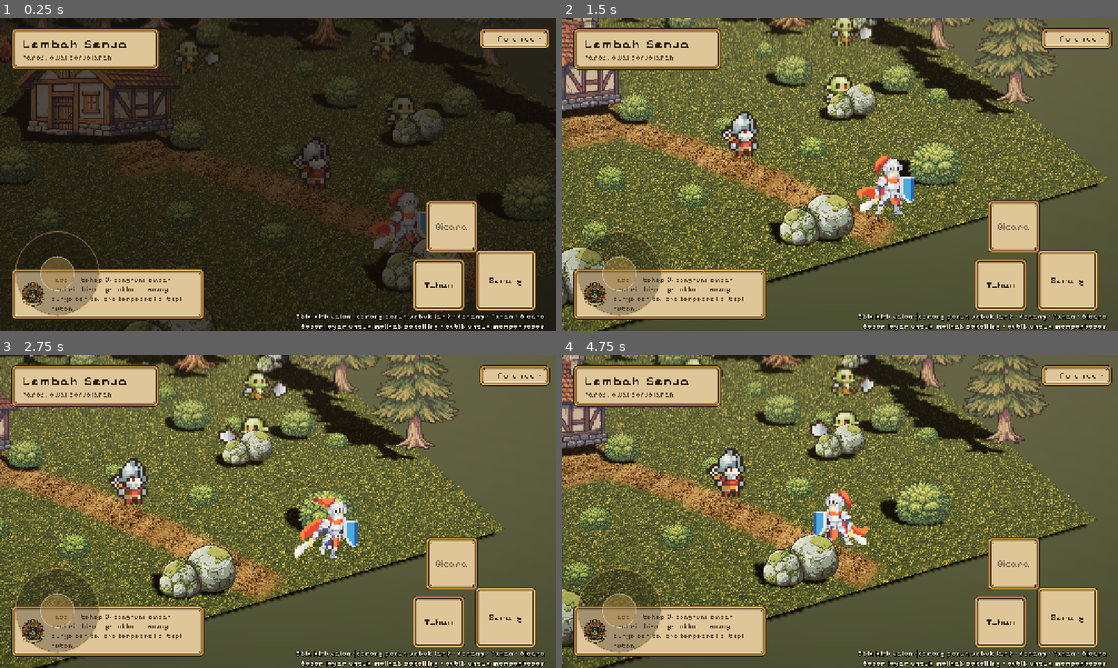
Above: before the commit, frames 1-4 (two rows, left to right).
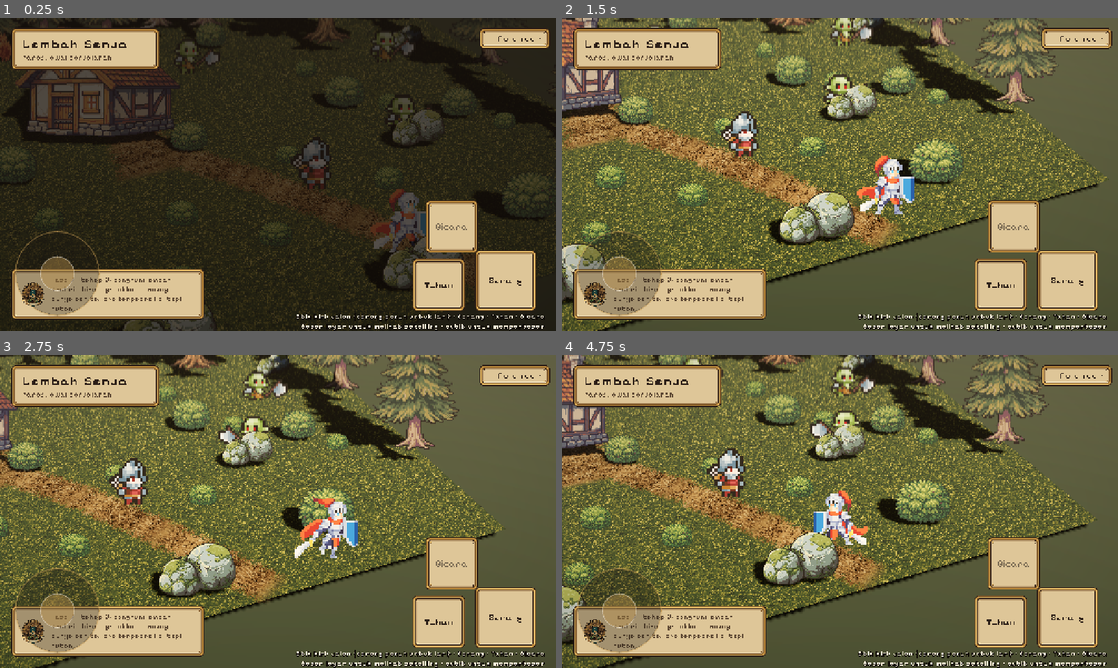
Above: after the commit, the same moments.

Repository: KyokoApp/GodotMe
Game: Godot game, scene res://game/Main.tscn
The game is run twice, just before and just after one commit, with the same random seed, the same clock (stepped at 60 frames per second) and the same inputs.
Inputs (mouse positions are in pixels of both pictures, inside the frame that each line leads up to):
- Up to frame 1 (0.25 s): no input
- Up to frame 2 (1.5 s): tap Enter at 0.5, 0.6 s; move the mouse to (962, 158) at 0.52 s; hold Right (ui_right) 0.53-1.25 s; click (962, 158) at 0.67 s; tap Space at 0.77 s; drag from (728, 190) to (812, 237) at 1.27 s
- Up to frame 3 (2.75 s): move the mouse to (333, 442) at 2.02 s; hold Right (ui_right) from 2.03 s (still down); tap Enter at 2.1 s
- Up to frame 4 (4.75 s): release Right (ui_right) at 2.75 s; drag from (812, 574) to (673, 464) at 2.77 s; move the mouse to (1006, 558) at 3.52 s; hold Left (ui_left) 3.53-4.25 s; tap Enter at 3.6 s; tap Space at 3.77 s; drag from (673, 464) to (756, 433) at 4.27 s

The runs differ from the first frame. In frame 1, 1.2% of the frame differs, in the area x 0-100%, y 0-100%; in frame 2, 5.2%; in frame 3, 4.6%; in frame 4, 5.3%, in the area x 0-73%, y 0-94%.

Commit message:
perbaiki: hit-stop membekukan animasi (ksatria terkunci di hurt) + prop melayang saat skala < 1
Co-authored-by: arena-agent <297053741+arena-agent@users.noreply.github.com>

Diff:
--- a/game/game/characters/Actor.gd
+++ b/game/game/characters/Actor.gd
@@ -65,6 +65,13 @@
 var _combo_index := 0
 var _combo_queued := false
 var _step_acc := 0.0
+## Speed the running animation should play at. Hit-stop zeroes `speed_scale`,
+## and without this the animation stays frozen *after* the hit-stop ends: that
+## is what locked the knight in `hurt` (no walking, no attack) on the device.
+var _anim_speed := 1.0
+## Seconds since the current one-shot state started; a watchdog hands control
+## back even if an `animation_finished` is ever missed.
+var _state_time := 0.0
 
 
 func setup(character_def: Resource) -> void:
@@ -163,13 +170,29 @@
 
 
 # ------------------------------------------------------------- animation ----
-func _play(anim: String, anim_speed: float) -> void:
+func _play(anim: String, anim_speed: float, restart: bool = false) -> void:
 	if not def.call("has_anim", anim):
 		return
-	if _anim != anim:
+	if _anim != anim or restart:
 		_anim = anim
 		sprite.play(anim)
-	sprite.speed_scale = maxf(0.05, anim_speed)
+	_anim_speed = maxf(0.05, anim_speed)
+	sprite.speed_scale = _anim_speed
+
+
+## How long one pass of a one-shot animation lasts, in seconds.
+func _anim_seconds(anim: String) -> float:
+	var entry: Dictionary = def.call("anim_entry", anim)
+	if entry.is_empty():
+		return 0.0
+	var frames := float(entry.get("frames", 1))
+	var fps := maxf(1.0, float(entry.get("fps", 10.0)))
+	return frames / fps
+
+
+func _enter_state(new_state: String) -> void:
+	state = new_state
+	_state_time = 0.0
 
 
 func _on_anim_finished() -> void:
@@ -178,11 +201,11 @@
 			if _combo_queued and _combo_index + 1 < _combo.size():
 				_start_attack(_combo_index + 1)
 			else:
-				state = STATE_IDLE
+				_enter_state(STATE_IDLE)
 				_play(STATE_IDLE, 1.0)
 		STATE_HURT:
 			if not _dead:
-				state = STATE_IDLE
+				_enter_state(STATE_IDLE)
 				_play(STATE_IDLE, 1.0)
 		_:
 			# death and block hold their last frame on purpose
@@ -218,7 +241,8 @@
 	else:
 		speed = walk_speed * clampf(mag / 0.55, 0.25, 1.0)
 
-	state = anim
+	if state != anim:
+		_enter_state(anim)
 	_apply_facing(nd.x)
 	_play(anim, speed / nominal)
 	_move(Vector3(nd.x, 0.0, nd.y) * speed * delta)
@@ -232,7 +256,7 @@
 
 func stop_locomotion() -> void:
 	if state == STATE_WALK or state == STATE_RUN:
-		state = STATE_IDLE
+		_enter_state(STATE_IDLE)
 		_play(STATE_IDLE, 1.0)
 	_step_acc = 0.0
 
@@ -305,8 +329,8 @@
 		return
 	_combo_index = index
 	_combo_queued = false
-	state = STATE_ATTACK
-	_play(String(_combo[index]), 1.0)
+	_enter_state(STATE_ATTACK)
+	_play(String(_combo[index]), 1.0, true)
 	_squash = 0.18
 	_squash_kind = 1.0
 	attacked.emit(self)
@@ -317,19 +341,25 @@
 		return
 	if not on:
 		if state == STATE_BLOCK:
-			state = STATE_IDLE
+			_enter_state(STATE_IDLE)
 			_play(STATE_IDLE, 1.0)
 		return
+	if state == STATE_BLOCK:
+		return
 	if state == STATE_ATTACK or state == STATE_HURT or state == STATE_DEATH:
 		return
 	if not def.call("has_anim", "block"):
 		return
-	state = STATE_BLOCK
-	_play("block", 1.0)
+	_enter_state(STATE_BLOCK)
+	_play("block", 1.0, true)
 
 
 func take_hit() -> void:
 	if def == null or _dead:
+		return
+	# Two orcs swinging together used to chain-stun the player: he could not
+	# move at all. One flinch per 0.2 s is enough to feel the hit.
+	if state == STATE_HURT and _state_time < 0.2:
 		return
 	_hitstop = HITSTOP_SEC
 	_flash = FLASH_SEC
@@ -337,17 +367,20 @@
 	_squash_kind = -1.0
 	hurt.emit(self)
 	if def.call("has_anim", "hurt"):
-		state = STATE_HURT
-		_play("hurt", 1.0)
+		_enter_state(STATE_HURT)
+		# `restart` matters: the second flinch arrives while `hurt` is still the
+		# current animation name, so without it the strip would never rewind -
+		# and because it had already finished, no `animation_finished` follows.
+		_play("hurt", 1.0, true)
 
 
 func die() -> void:
 	if _dead:
 		return
 	_dead = true
-	state = STATE_DEATH
+	_enter_state(STATE_DEATH)
 	if def.call("has_anim", "death"):
-		_play("death", 1.0)
+		_play("death", 1.0, true)
 	died.emit(self)
 
 
@@ -386,8 +419,30 @@
 	if _hitstop > 0.0:
 		_hitstop = maxf(0.0, _hitstop - delta)
 		sprite.speed_scale = 0.0
-		return
+		if _hitstop <= 0.0:
+			sprite.speed_scale = _anim_speed   # resume where the hit stopped it
+		return
+	_state_time += delta
+	_watch_one_shot()
 	tick(delta)
+
+
+## Hand control back if a one-shot animation never reported that it ended.
+## Belt and braces on top of `animation_finished`: a dropped signal (device
+## hiccup, a paused tree) must never leave a character permanently frozen.
+func _watch_one_shot() -> void:
+	if _dead:
+		return
+	if state != STATE_HURT and state != STATE_ATTACK:
+		return
+	var limit := _anim_seconds(state) / maxf(_anim_speed, 0.05) + 0.35
+	if _state_time < limit:
+		return
+	if state == STATE_ATTACK and _combo_queued and _combo_index + 1 < _combo.size():
+		return   # the next swing is about to start
+	push_warning("[ACTOR] %s keluar dari state %s lewat pengawas waktu" % [name, state])
+	_enter_state(STATE_IDLE)
+	_play(STATE_IDLE, 1.0)
 
 
 func _update_flash(delta: float) -> void:
--- a/game/game/characters/Enemy.gd
+++ b/game/game/characters/Enemy.gd
@@ -74,8 +74,8 @@
 		options.append("attack_2")
 	if options.is_empty():
 		return
-	state = STATE_ATTACK
-	_play(String(options[randi() % options.size()]), 1.0)
+	_enter_state(STATE_ATTACK)
+	_play(String(options[randi() % options.size()]), 1.0, true)
 	_squash = 0.18
 	_squash_kind = 1.0
 	attacked.emit(self)
--- a/game/game/world/Diorama.gd
+++ b/game/game/world/Diorama.gd
@@ -280,8 +280,11 @@
 	if kind == "tuft":
 		tint = Color(0.92, 0.98, 0.88)
 	mi.material_override = ART.sprite_material(texture, tint)
-	# stand the sprite on the ground: the quad is centred on its origin
-	mi.position.y = size.y * 0.5
+	# Stand the sprite on the ground: the quad is centred on its origin, so the
+	# lift is half its *scaled* height. Without the `* s` a prop scaled to 0.85
+	# hovered 15 % of its height above the grass (device report: floating trees
+	# and rocks), and one scaled above 1.0 sank halfway into it.
+	mi.position.y = size.y * 0.5 * s
 	mi.scale = Vector3(s * (-1.0 if flip else 1.0), s, s)
 	mi.cast_shadow = (GeometryInstance3D.SHADOW_CASTING_SETTING_OFF if kind == "tuft"
 		else GeometryInstance3D.SHADOW_CASTING_SETTING_ON)
